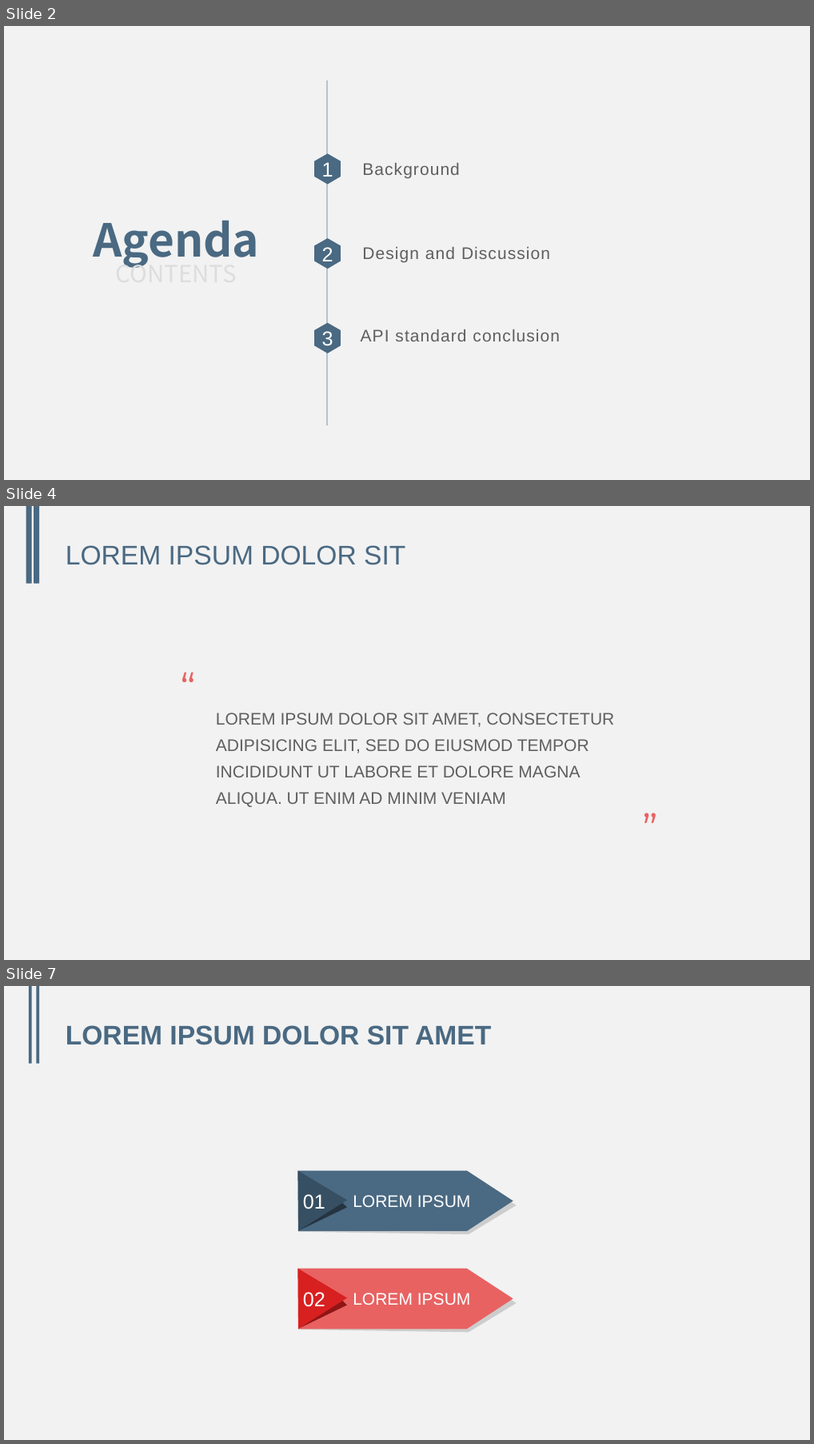
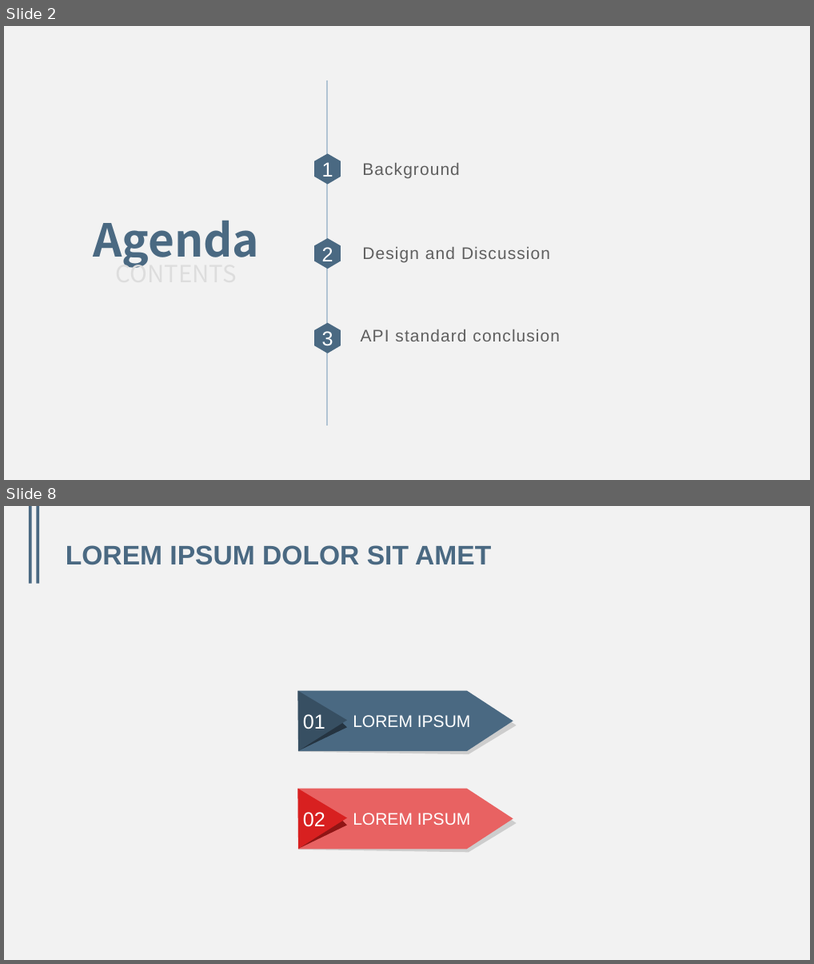
Before and after one commit to animesiki/BootstrapTheme, a slide deck: DMTP_Common_Service.pptx. Shown one above the other, each under a label of ours: slides 2, 4 and 7 before the commit, slides 2 and 8 after it; the slides between them are not shown. The pictures are 814x1444 and 814x964 pixels, drawn with LibreOffice and Linux fonts; fonts in the diff are those of the drawing. Boxes give left, top, right and bottom in pixels: in the first picture for what was removed or moved away, otherwise in the second. Text is boxed around its words. In the diff, an @@ line names an element or a change of style, - is before the commit and + after.

```diff
--- a/DMTP_Common_Service.pptx
+++ b/DMTP_Common_Service.pptx
@@ slide 4 removed at bbox=[4, 506, 810, 960], background #F2F2F2; not listed: 2 template elements that a slide beside it also shows @@
@@ rectangle removed at bbox=[26, 506, 30, 584] @@
@@ rectangle removed at bbox=[34, 506, 37, 584] @@
@@ title removed at bbox=[66, 545, 406, 565] @@
-LOREM IPSUM DOLOR SIT
@@ text removed at bbox=[166, 659, 210, 714] @@
-“
@@ text removed at bbox=[216, 712, 614, 807] @@
-LOREM IPSUM DOLOR SIT AMET, CONSECTETUR ADIPISICING ELIT, SED DO EIUSMOD TEMPOR INCIDIDUNT UT LABORE ET DOLORE MAGNA ALIQUA. UT ENIM AD MINIM VENIAM
@@ text removed at bbox=[628, 800, 673, 855] @@
-”
@@ what was slide 7 is now slide 8 @@
```
Also in this commit, not shown: 1 slide changed, 4 slides added, 2 other slides removed.
